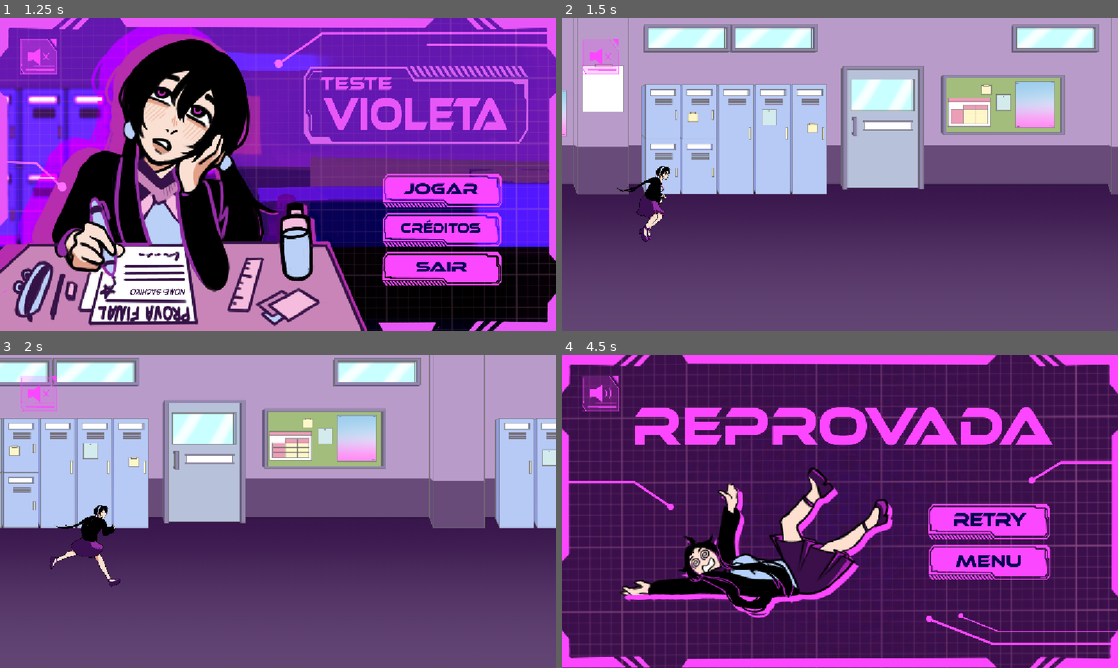
Above: before the commit, frames 1-4 (two rows, left to right).
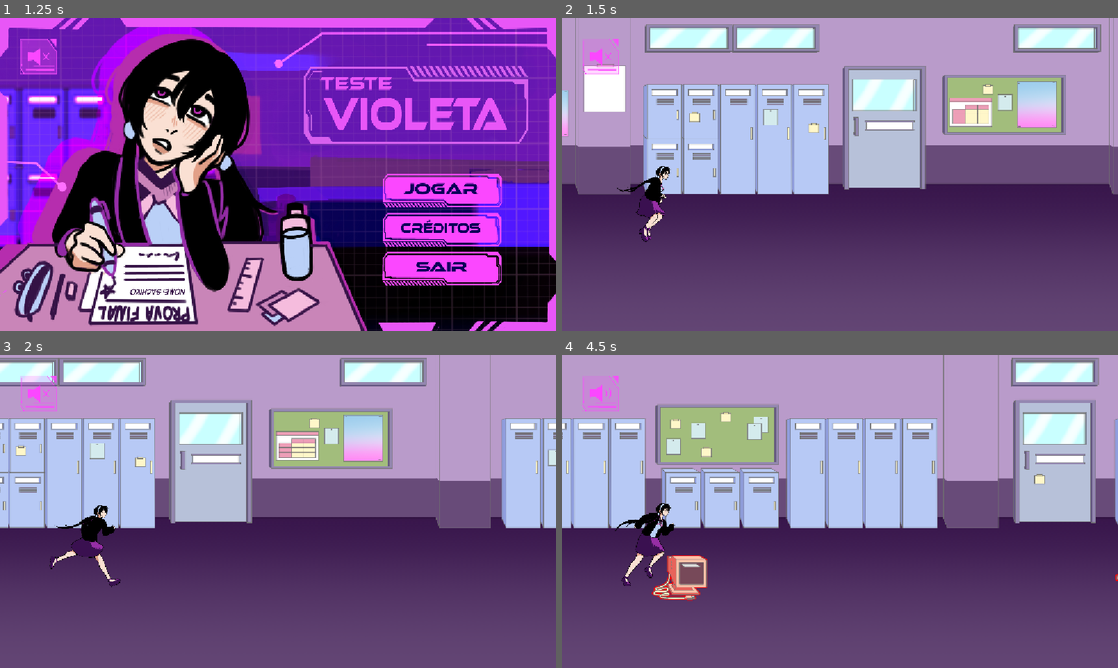
Above: after the commit, the same moments.

Repository: AJMoraes-58/Grupo9-infinite-runner
Game: Godot game, scene res://Cenas/menu_principal.tscn
Two runs of this game, one before a commit and one after it. Both use one fixed random seed, a clock stepped at 60 frames per second and the inputs below.
Inputs (mouse positions are in pixels of both pictures, inside the frame that each line leads up to):
- Up to frame 1 (1.25 s): click (38, 58) at 0.5 s
- Up to frame 2 (1.5 s): click (1006, 190) at 1.25 s
- Up to frame 3 (2 s): no input
- Up to frame 4 (4.5 s): click (600, 395) at 2 s; hold Up (ui_up) 2.78-4.28 s; hold Down (ui_down) from 4.28 s (still down)

Frame 1 is identical in both runs. In frame 2, 5.0% of the frame differs, in the area x 0-100%, y 0-57%; in frame 3, 10%; in frame 4, 91%, in the area x 0-100%, y 0-100%.

Commit message:
adiciona comentarios em todos os codigos

Diff:
--- a/Scripts/chao.gd
+++ b/Scripts/chao.gd
@@ -1,7 +1,11 @@
 extends StaticBody2D
+
+#codigo comentado: define o chao onde a protagonista anda
 
 @export var protagonista: CharacterBody2D
 
 func _physics_process(delta: float) -> void:
+	#verifica se a protagosnita realmente spawnou no jogo e fixa o chao nela
+	#para criar a ideia de chao infinito
 	if protagonista != null:
 		global_position.x = protagonista.global_position.x
--- a/Scripts/ir_ao_menu_principal.gd
+++ b/Scripts/ir_ao_menu_principal.gd
@@ -1,5 +1,8 @@
 extends TextureButton
 
+#codigo comentado: botao da tela de creditos para voltar ao menu principal
+
 func _on_pressed() -> void:
+	#troca para a cena de menu
 	PainelDeSom.get_node("somDosBotoes").play()
 	get_tree().change_scene_to_file("res://Cenas/menu_principal.tscn")
--- a/Scripts/menu_principal.gd
+++ b/Scripts/menu_principal.gd
@@ -1,18 +1,23 @@
 extends Control
 
+#codigo comentado: define o funcionamento de cada botao da tela/menu inicial
+
 func _ready() -> void:
+	#ativa a musica da tela inicial
 	if not PainelDeSom.get_node("musicaMenu").playing:
 		PainelDeSom.get_node("musicaMenu").play()
 
 func _on_jogo_pressed() -> void:
+	#para a musica da tela inicial e inicia o jogo indo a cena de mundo
 	PainelDeSom.get_node("somDosBotoes").play()
 	PainelDeSom.get_node("musicaMenu").stop()
 	get_tree().change_scene_to_file("res://Cenas/mundo.tscn")
 
 func _on_credito_pressed() -> void:
+	#vai para a cena de creditos
 	PainelDeSom.get_node("somDosBotoes").play()
 	get_tree().change_scene_to_file("res://Cenas/creditos.tscn")
 
 func _on_sair_pressed() -> void:
-	PainelDeSom.get_node("somDosBotoes").play()
+	#fecha o jogo
 	get_tree().quit()
--- a/Scripts/mundo.gd
+++ b/Scripts/mundo.gd
@@ -1,8 +1,11 @@
 extends Node2D
+
+#codigo comentado: gerencia o mundo infinito. Cria os blocos de segmento e apaga os que ja passaram
+
 @export var protagonista: CharacterBody2D
 
 var segmentoDeCena: PackedScene = preload("res://Cenas/segmento.tscn") #pre carrega o segmento
-var marcacaoDeSegmento: float = 0.0 #marca onde termina o segmento para inserir outra
+var marcacaoDeSegmento: float = 0.0 #marca onde termina o segmento para inserir outro
 
 const LARGURA_DO_SEGMENTO: float = 1500.0
 
@@ -16,13 +19,15 @@
 func _process(_delta: float) -> void:
 	if protagonista != null:
 		#verifica se a protagonista ta saindo da parte de segmentos carregados
+		#se estiver, cria segmentos novos
 		if protagonista.global_position.x > marcacaoDeSegmento - (LARGURA_DO_SEGMENTO * 2):
 			Gerar_Segmento()
 
 func Gerar_Segmento() -> void:
-	var novoSegmento = segmentoDeCena.instantiate()
+	#funcao que cria os segmentos
+	var novoSegmento = segmentoDeCena.instantiate() #tranforma o segmento pre carregado em objeto real
 	novoSegmento.global_position.x = marcacaoDeSegmento
-	add_child(novoSegmento)
+	add_child(novoSegmento)#faz aparecer na tela
 
 	segmentosAtivos.append(novoSegmento) #adiciona o novo segmento de cena a lista
 	marcacaoDeSegmento += LARGURA_DO_SEGMENTO #atualiza onde deve ser colocada o proximo segmento
@@ -30,4 +35,4 @@
 	#joga os segmentos ja passados fora para liberar espaco para os novos
 	if segmentosAtivos.size() > MAXIMO_DE_SEGMENTOS:
 		var segmentoVelho = segmentosAtivos.pop_front()
-		segmentoVelho.queue_free() #apaga o nó da memória do PC
+		segmentoVelho.queue_free() #apaga da memória do PC
--- a/Scripts/mutar.gd
+++ b/Scripts/mutar.gd
@@ -1,6 +1,9 @@
 extends TextureButton
+
+#codigo comentado: botao de ativar e desativar o som da musica (disponivel a qualquer momento do jogo)
 
 func _on_pressed() -> void:
 	PainelDeSom.get_node("somDosBotoes").play()
+	#pega o id da musica, depois muda seu estado: ligado -> desligado -> ligado
 	var somMusica = AudioServer.get_bus_index("musica")
 	AudioServer.set_bus_mute(somMusica, not AudioServer.is_bus_mute(somMusica))
--- a/Scripts/obstaculo_simples.gd
+++ b/Scripts/obstaculo_simples.gd
@@ -1,13 +1,18 @@
 extends Area2D
 
-func _ready() -> void: #chama a funcao quando ocorre uma colisao
+#codigo comentado: verifica colisoes entre personagem x obstaculo
+#e eh o responsavel por finalizar o jogo quando ocorre
+
+func _ready() -> void: #fica esperto pra chamar a funcao de colisao quando analisa que ocorreu uma
 	body_entered.connect(Sistema_De_Colisao)
 
 func Sistema_De_Colisao(corpo: Node2D) -> void:
+	#chama a funcao de finalizar o jogo quando ocorre uma colisao protagonista x obstaculo
 	if corpo.name == "protagonista":
 		Fim_De_Jogo()
 
 func Fim_De_Jogo() -> void:
+	#finaliza (pausa) o jogo e troca para a tela de gameover
 	var tela = get_tree().root.get_node("mundo/telaDeGameOver")
 	get_tree().paused = true
 	if tela:
--- a/Scripts/protagonista.gd
+++ b/Scripts/protagonista.gd
@@ -1,7 +1,9 @@
 extends CharacterBody2D
+
+#codigo comentado: define caracteristicas da protagonista: velocidade, pulo, comandos...
+
 @onready var animacao = $AnimatedSprite2D
 
-#var para vaiaveis; const para constantes
 #valor do pulo tem que ser negativo porque y=0 eh o topo da tela
 
 const ALCANCE_DO_PRIMEIRO_PULO: float = -475.0
@@ -11,7 +13,7 @@
 const ACELERADOR_DE_QUEDA: float = 2.7
 const TAXA_DE_ACELERACAO_CORRIDA: float = 6.0
 
-var velocidadeDaCorrida: float = 480.0
+var velocidadeDaCorrida: float = 460.0
 var gravidade = ProjectSettings.get_setting("physics/2d/default_gravity") #valor padrao do godot
 var quantidadeDePulos: int = 0
 
@@ -46,8 +48,8 @@
 	elif animacao.animation != "pulo":
 		animacao.play("pulo")
 
+	#aumenta a velocidade e faz se mover
 	if velocidadeDaCorrida < VELOCIDADE_MAXIMA_DA_CORRIDA:
 		velocidadeDaCorrida += TAXA_DE_ACELERACAO_CORRIDA * delta
-
 	velocity.x = velocidadeDaCorrida
 	move_and_slide()
--- a/Scripts/segmento.gd
+++ b/Scripts/segmento.gd
@@ -1,36 +1,43 @@
 extends Node2D
+
+#codigo comentado: gerencia a criacao dos obstaculos, sua zona de seguranca e sua aleatoriedade
+
+#carrega os obstaculos e os pontos onde podem aparecer
 @onready var opcoesDeObstaculos = [preload("res://Cenas/cadeira.tscn"), preload("res://Cenas/cadeira_caida.tscn"),
 									preload("res://Cenas/caixa.tscn"), preload("res://Cenas/computador.tscn")]
 @onready var pontosParaGeracao = [$pontoUm, $pontoDois, $pontoTres] #pontos seguros de pulo valido
 
-const ZONA_DE_SEGURANCA: float = 400.0
+const ZONA_DE_SEGURANCA: float = 400.0 #area onde nao nasce obstaculos (inicio)
 const MINIMO_DE_OBSTACULO_POR_SEGMENTO: int = 1
 const MAXIMO_DE_OBSTACULO_POR_SEGMENTO: int = 3
 
 func _ready() -> void:
+	#chama a funcao de criar obstaculos assim que o segmento eh carregado
 	Gerar_Area_De_Obstaculos()
 
 
 func Gerar_Area_De_Obstaculos() -> void:
 
-	for filho in get_children(): #tira os obstaculos de cima do chao pra rodar o codigo e gerar os segmentos aleatorios
-		if filho.is_in_group("obs_tacu_los"):
-			filho.queue_free()
+	#tira os obstaculos de cima do chao pra rodar o codigo e gerar os segmentos aleatorios
+	for filho in get_children():
+		if filho.is_in_group("obs_tacu_los"): #verifica se o filho tem a etiqueta de obstaculo
+			filho.queue_free() #apaga
 
-	if global_position.x <= ZONA_DE_SEGURANCA: #forca a zona segura a existir encerrando a funcao
+	#forca a zona segura a existir encerrando a funcao
+	if global_position.x <= ZONA_DE_SEGURANCA:
 		return
 
 	#sorteio da quantidade de obstaculos por segmento
 	var quantidadeDeObstaculos = randi_range(MINIMO_DE_OBSTACULO_POR_SEGMENTO, MAXIMO_DE_OBSTACULO_POR_SEGMENTO)
 	var pontosDisponiveis = pontosParaGeracao.duplicate()
-	pontosDisponiveis.shuffle()
+	pontosDisponiveis.shuffle() #aleatoriza os pontos de surgimento
 
 	#geracao dos obstaculos seguindo o estipulado no sorteio
 	for quantidade in range(quantidadeDeObstaculos):
 		var pontoSorteado = pontosDisponiveis[quantidade]
 		var obstaculoEscolhido = opcoesDeObstaculos.pick_random()
-		var obstaculoNovo = obstaculoEscolhido.instantiate()
+		var obstaculoNovo = obstaculoEscolhido.instantiate() #transforma o obstaculo em real no jogo
 		obstaculoNovo.position = pontoSorteado.position
 		obstaculoNovo.add_to_group("obs_tacu_los")
 
-		add_child(obstaculoNovo)
+		add_child(obstaculoNovo) #faz aparecer na tela
--- a/Scripts/tela_de_game_over.gd
+++ b/Scripts/tela_de_game_over.gd
@@ -1,18 +1,24 @@
 extends CanvasLayer
 
+#codigo comentado: define a funcionalidade dos botoes da tela de fim de jogo (gameover)
+
 func _ready() -> void:
+	#esconde a tela quando o jogo tiver rolando
 	hide()
 
 func Mostrar_Tela_Game_Over() -> void:
+	#mostra a tela quando o jogo acaba
 	show()
 
 func _on_button_pressed() -> void:
+	#recomeca o jogo
 	PainelDeSom.get_node("somDosBotoes").play()
 	get_tree().paused = false
 	get_tree().reload_current_scene()
 
 func _on_ir_ao_menu_principal_pressed() -> void:
-	$"../AudioStreamPlayer".stop()
+	#para a musica do momento de gameplay e volta ao menu inicial
+	$"../AudioStreamPlayer".stop() #resolve o bug da musica tocando por segundo durante a mudanca de cena
 	get_tree().paused = false
 	PainelDeSom.get_node("somDosBotoes").play()
 	get_tree().change_scene_to_file("res://Cenas/menu_principal.tscn")
